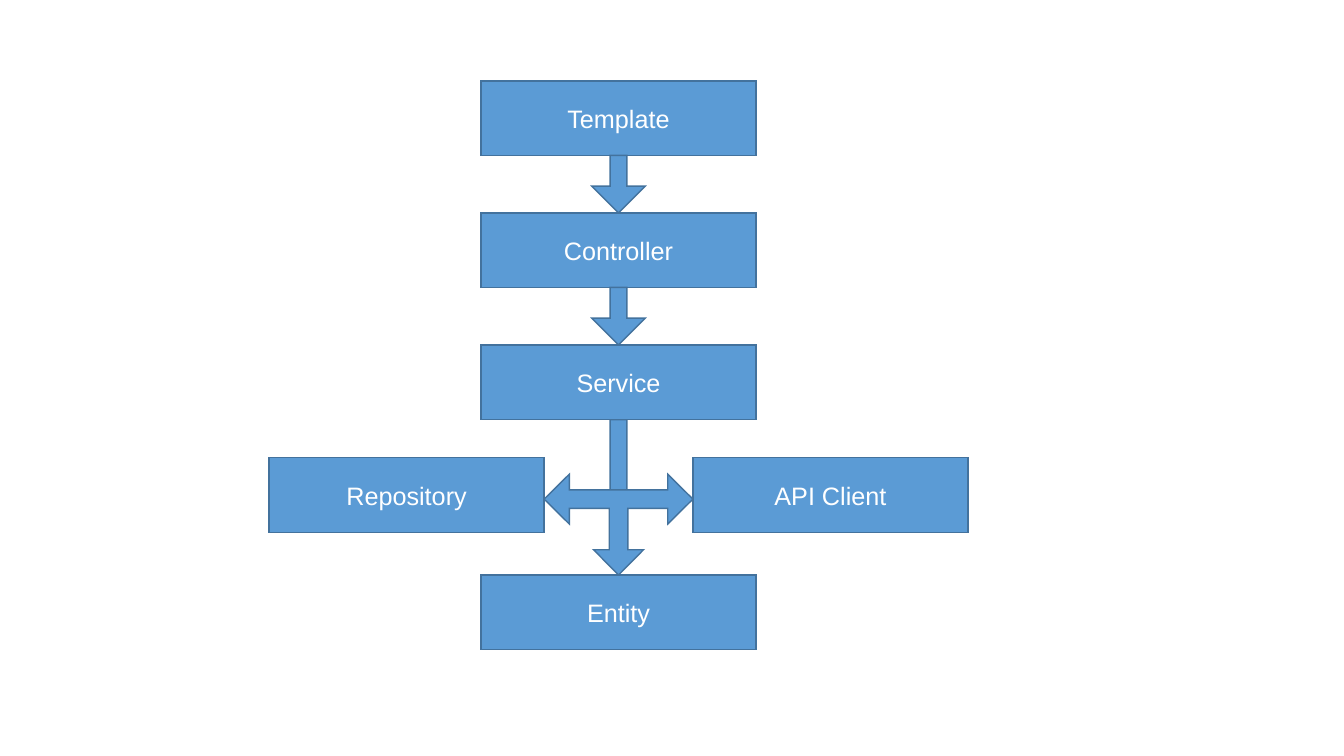
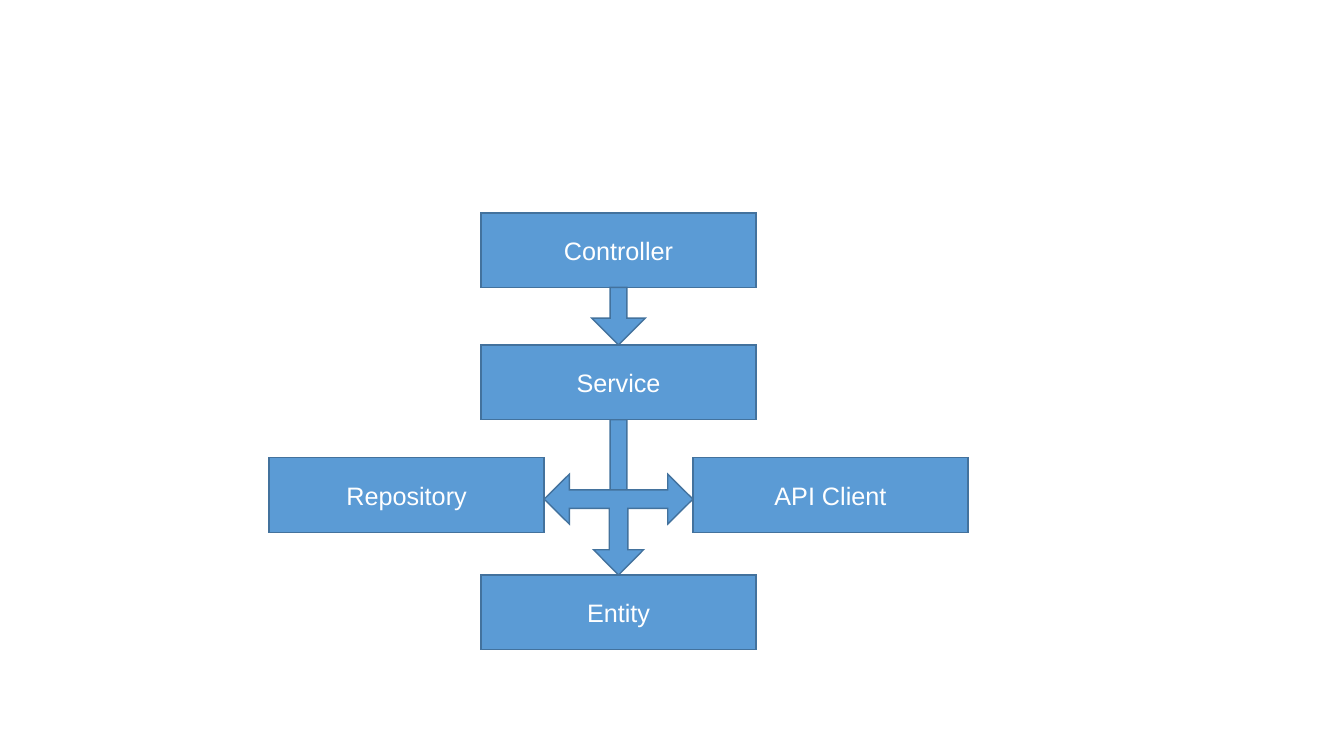
Before and after one commit to EndPointCorp/end-point-blog, a slide deck: slide 1 of 2020/09/17/an-introduction-to-automated-testing-for-web-applications-by-example-with-symfony/static-structure.pptx. Drawn at 1344x756 pixels with LibreOffice and Linux fonts; fonts in the diff are those of the drawing. Boxes give left, top, right and bottom in pixels: in the first picture for what was removed or moved away, otherwise in the second. Text is boxed around its words. In the diff, an @@ line names an element or a change of style, - is before the commit and + after.

```diff
--- a/2020/09/17/an-introduction-to-automated-testing-for-web-applications-by-example-with-symfony/static-structure.pptx
+++ b/2020/09/17/an-introduction-to-automated-testing-for-web-applications-by-example-with-symfony/static-structure.pptx
@@ rectangle removed at (x1=481, y1=81, x2=756, y2=155) @@
-Template
@@ down arrow removed at (x1=592, y1=155, x2=645, y2=213) @@
```
Also in this commit, not shown: 1 other file.
